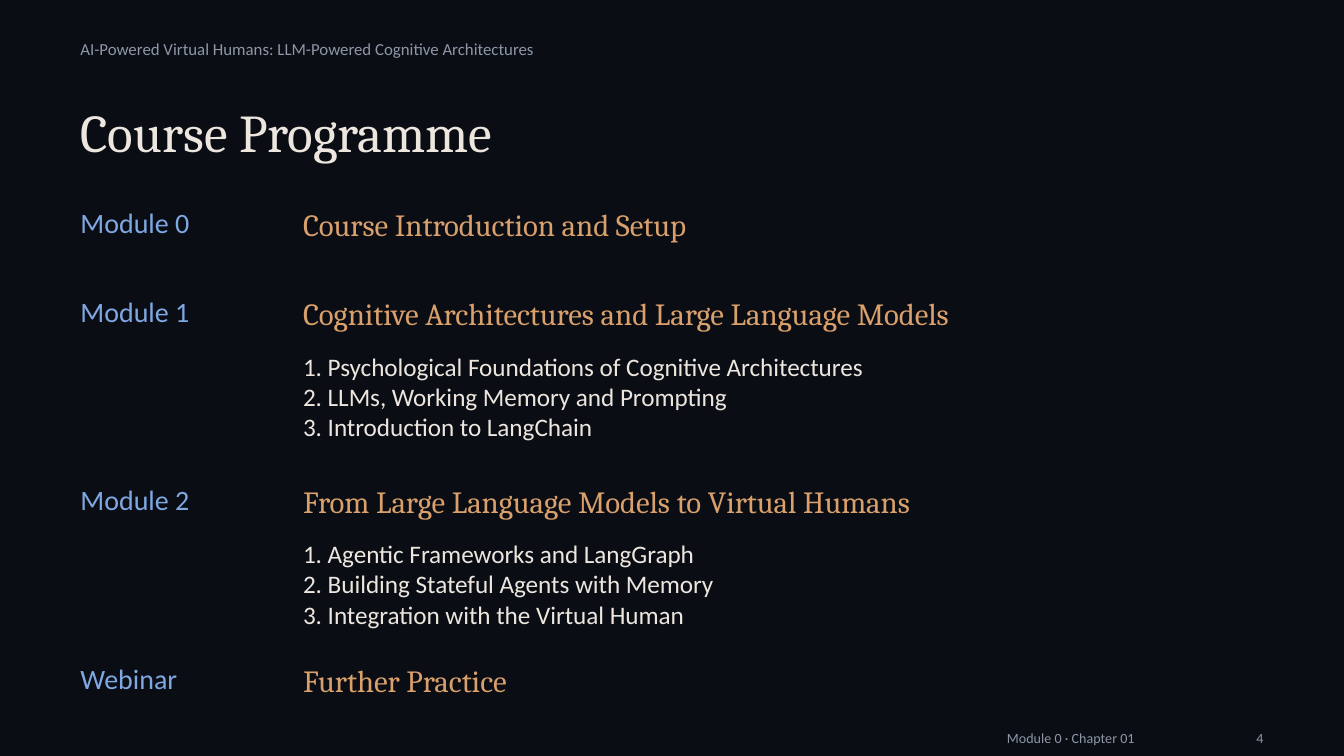
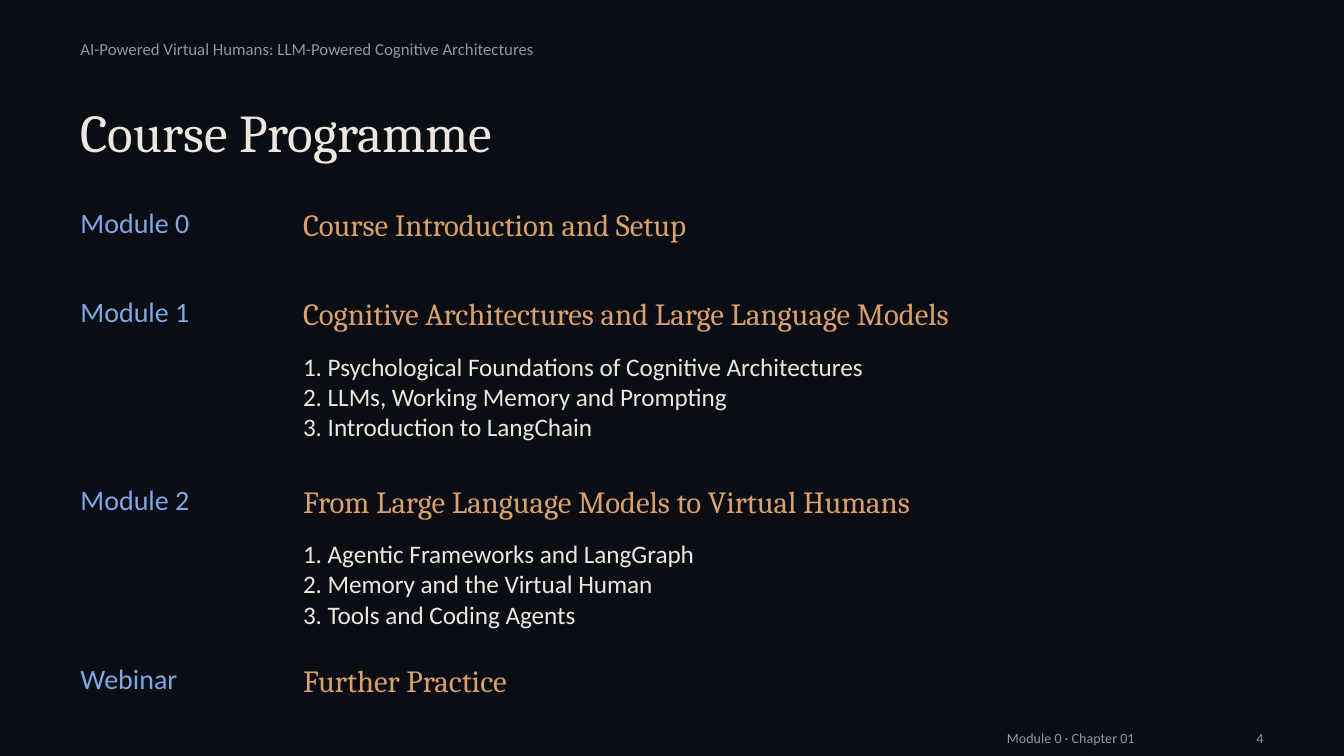
Before and after one commit to alessandropec/virtual-humans-cognitive-architectures, a slide deck: slide 4 of virtual_human_course/Module_0/Chapter_01/Slides/Module_0_Chapter_01_Introduction_and_Setup.pptx. Drawn at 1344x756 pixels with LibreOffice and Linux fonts; fonts in the diff are those of the drawing. Boxes give left, top, right and bottom in pixels: in the first picture for what was removed or moved away, otherwise in the second. Text is boxed around its words. In the diff, an @@ line names an element or a change of style, - is before the commit and + after.

Commit message:
Finish memory and avatar in Chapter 02, focus Chapter 03 on tools and coding agents

```diff
--- a/virtual_human_course/Module_0/Chapter_01/Slides/Module_0_Chapter_01_Introduction_and_Setup.pptx
+++ b/virtual_human_course/Module_0/Chapter_01/Slides/Module_0_Chapter_01_Introduction_and_Setup.pptx
@@ text at (x1=303, y1=575, x2=652, y2=629): text changed @@
-2. Building Stateful Agents with Memory
-3. Integration with the Virtual Human
+2. Memory and the Virtual Human
+3. Tools and Coding Agents
```
Also in this commit, not shown: 17 other files.
